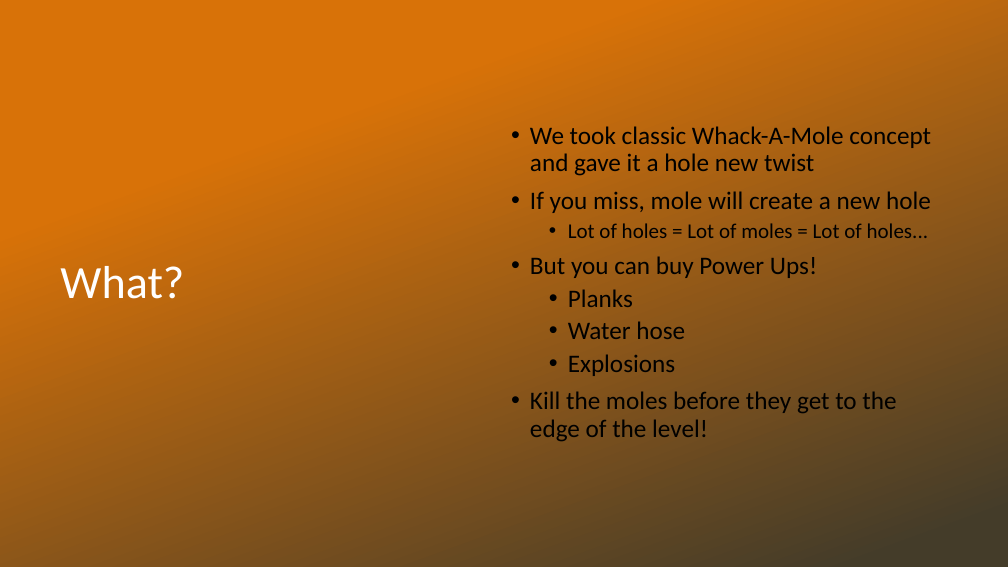
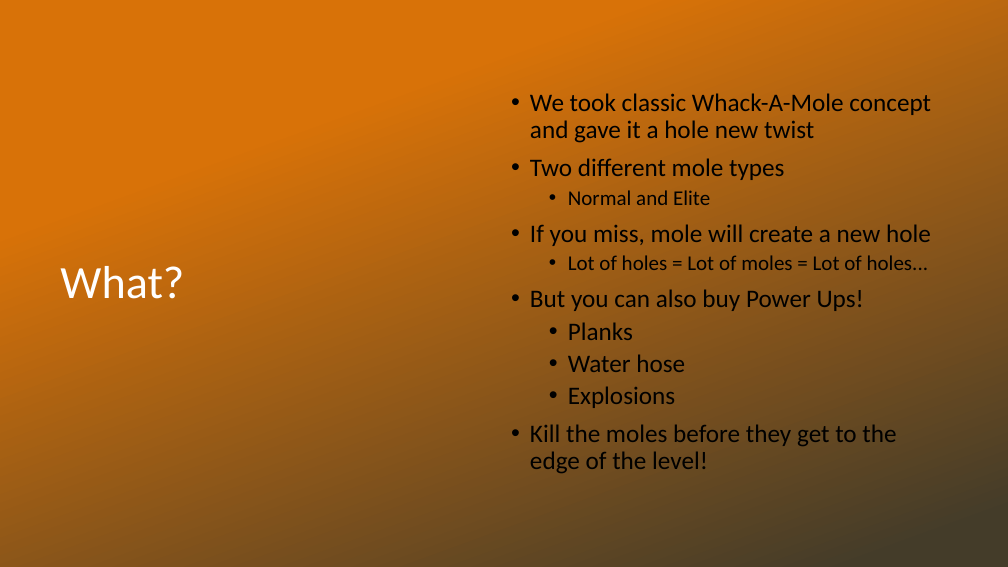
Before and after one commit to L5478/JamDev, a slide deck: slide 3 of Quack-A-Moley.pptx. Drawn at 1008x567 pixels with LibreOffice and Linux fonts; fonts in the diff are those of the drawing; background and template pictures are left out. Boxes give left, top, right and bottom in pixels: in the first picture for what was removed or moved away, otherwise in the second. Text is boxed around its words. In the diff, an @@ line names an element or a change of style, - is before the commit and + after.

```diff
--- a/Quack-A-Moley.pptx
+++ b/Quack-A-Moley.pptx
@@ text at box(530, 158, 784, 205): paragraphs added @@
+• Two different mole types
+  • Normal and Elite
@@ text at box(530, 289, 864, 311): text changed @@
-• But you can buy Power Ups!
+• But you can also buy Power Ups!
```
